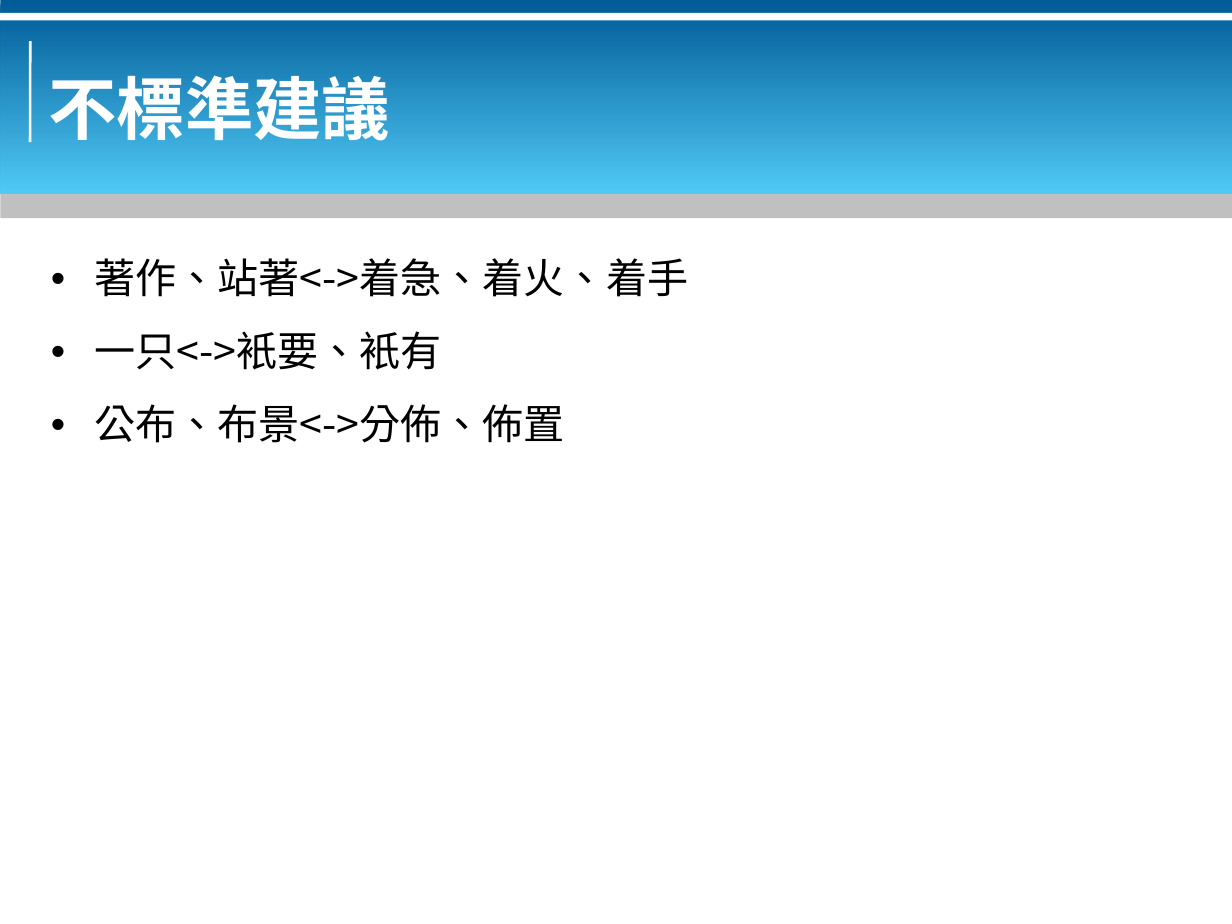
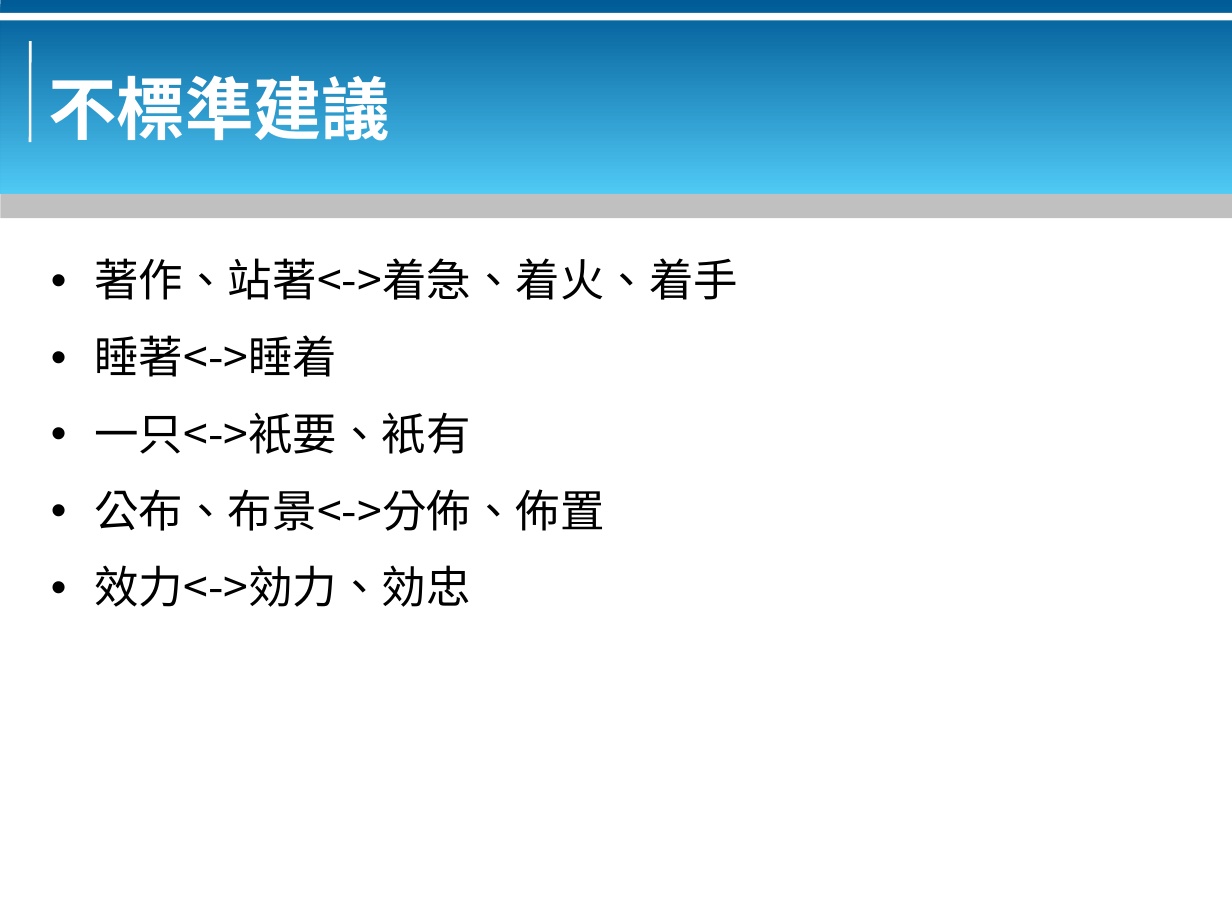
Before and after one commit to bluebat/.presentations, a slide deck: slide 10 of use-nonstandard-hanzi.odp. Drawn at 1232x924 pixels with LibreOffice and Linux fonts; fonts in the diff are those of the drawing; background and template pictures are left out. Boxes give left, top, right and bottom in pixels: in the first picture for what was removed or moved away, otherwise in the second. Text is boxed around its words. In the diff, an @@ line names an element or a change of style, - is before the commit and + after.

```diff
--- a/use-nonstandard-hanzi.odp
+++ b/use-nonstandard-hanzi.odp
@@ text at box(94, 258, 738, 531): size 24 to 26 pt in "著作、站著<->着急、着火、着手", "一只<->衹要、衹有", "公布、布景<->分佈、佈置" @@
@@ text at box(94, 335, 337, 377): paragraph added @@
+• 睡著<->睡着
@@ text at box(94, 565, 470, 607): paragraph added @@
+• 效力<->効力、効忠
```
Also in this commit, not shown: 1 other slide changed, 4 other files.
